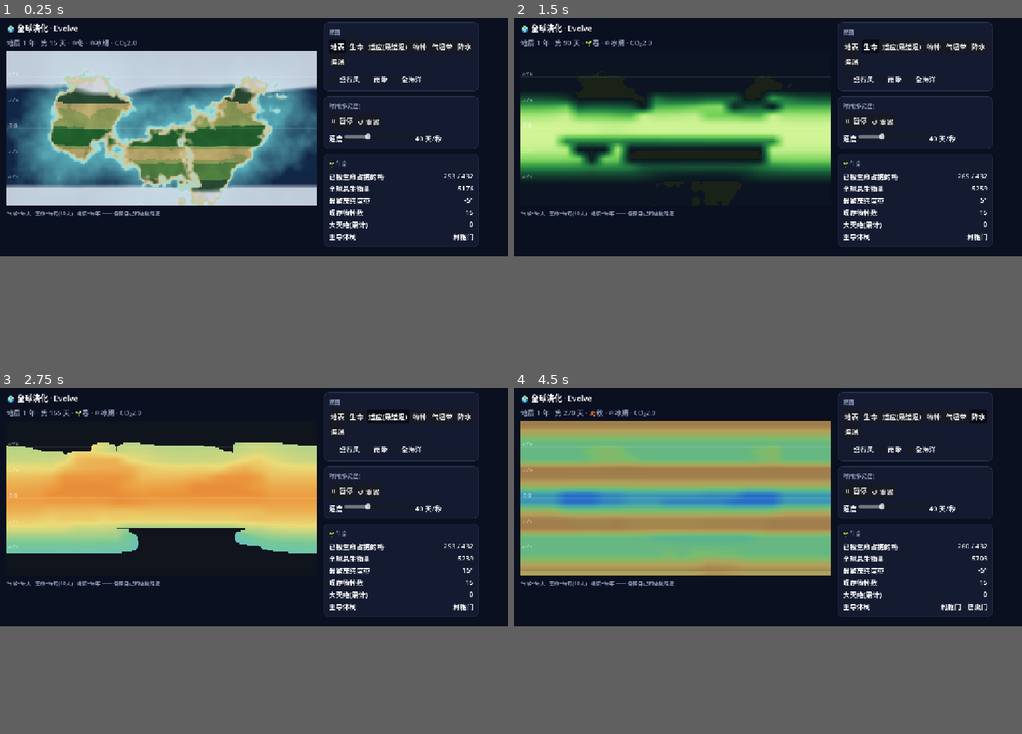
Above: before the commit, frames 1-4 (two rows, left to right).
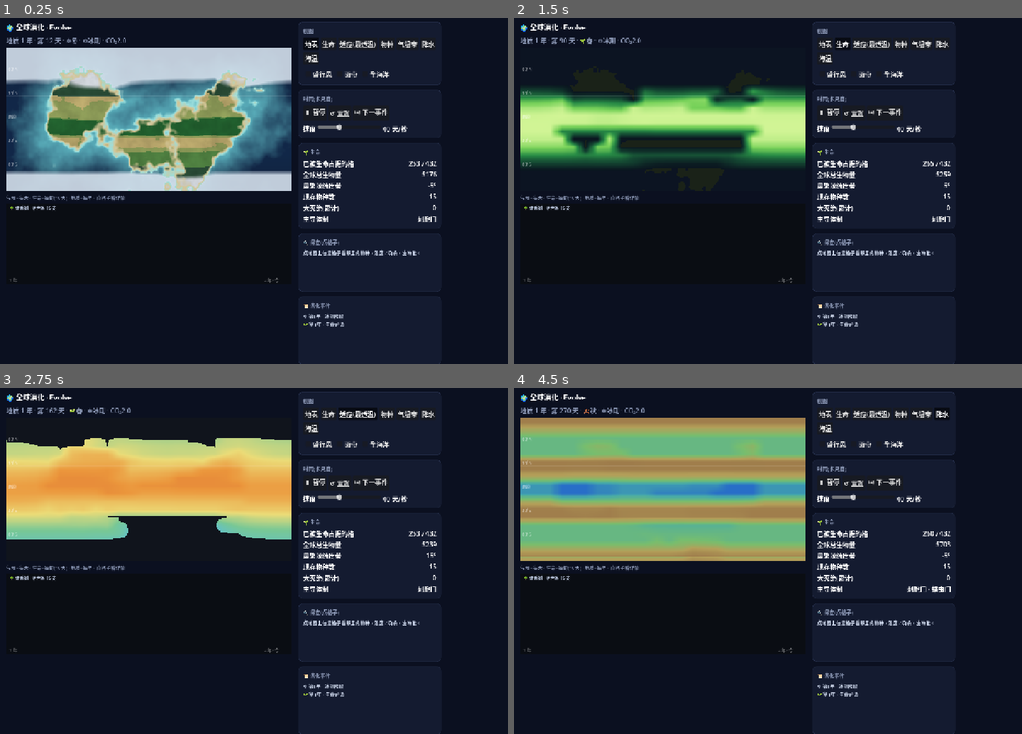
Above: after the commit, the same moments.

Repository: Mass404/survival-model
Game: Godot game, scene res://Main.tscn
The game is run twice, just before and just after one commit, with the same random seed, the same clock (stepped at 60 frames per second) and the same inputs.
Inputs:
- Up to frame 1 (0.25 s): no input
- Up to frame 2 (1.5 s): click "地表" at 0.5 s; click "生命" at 1.25 s
- Up to frame 3 (2.75 s): click "适应(最适温)" at 2 s
- Up to frame 4 (4.5 s): click "物种" at 2.75 s; click "气温带" at 3.5 s; click "降水" at 4.25 s
In our replay, the window is 800x380 before the commit and 800x550 after it. These sizes can differ from the game's own. Grey fills any space a smaller window leaves; there, only what the larger window draws over its background counts as a difference.

The runs differ from the first frame. In frame 1, 24% of the frame differs, in the area x 1-95%, y 1-100%; in frame 2, 17%; in frame 3, 15%; in frame 4, 24%.

Commit message:
feat: 星球可读可交互(谱系树/点格子探查/事件流)+ 锁定生存游戏目标
godot:
- PhyloView.gd:谱系树,活世系随深时间生长,分裂连线/灭绝打叉
- CanvasView:点格子探查(选中框 + 回调)
- World.gd:演化事件流(起源/冰期/暖室/大灭绝),供事件面板 + 时间摄像机
- Main.gd:探查面板 + 事件面板 + "下一事件"快进;窗口放大到 1280×880

GAME_NOTES.md 第四节:核心体验已定——这是个生存游戏(人在活星球某地求生,
人体生理为内核),目标弧 B 从赤手到掌控打底 + D 理解即进展的精神,A 世系存续 / C 旅程逃脱作后期。

Co-Authored-By: Claude Opus 4.8 <noreply@anthropic.com>

Diff:
--- a/godot/CanvasView.gd
+++ b/godot/CanvasView.gd
@@ -17,6 +17,8 @@
 var _plon := PackedFloat32Array()
 var _W := GeoS.COLS
 var _H := GeoS.ROWS
+var selected := Vector2i(-1, -1)   # 选中的粗格 (j,i)
+var on_pick: Callable              # Main 注入:点击回调(j,i)
 
 # 分析视图色带
 const TEMP := [Color8(20,40,120), Color8(40,120,200), Color8(90,190,220), Color8(120,200,150), Color8(235,220,120), Color8(235,150,60), Color8(200,50,40)]
@@ -39,9 +41,7 @@
 const ICE := Color8(223,234,245)
 
 func setup(w, g) -> void:
-	world = w
 	geo = g
-	texture_filter = CanvasItem.TEXTURE_FILTER_NEAREST
 	_img = Image.create(_W, _H, false, Image.FORMAT_RGB8)
 	_tex = ImageTexture.create_from_image(_img)
 	var sz := _W * _H
@@ -52,6 +52,19 @@
 			var idx := gy * _W + gx
 			_plat[idx] = lat
 			_plon[idx] = (gx + 0.5) * 360.0 / _W
+	texture_filter = CanvasItem.TEXTURE_FILTER_NEAREST
+	mouse_filter = Control.MOUSE_FILTER_STOP
+	world = w   # 最后设 → refresh/_draw 的 "world==null" 守卫真正兜住未就绪状态
+
+func _gui_input(ev: InputEvent) -> void:
+	if ev is InputEventMouseButton and ev.pressed and ev.button_index == MOUSE_BUTTON_LEFT:
+		var lon := clampf(ev.position.x / size.x, 0.0, 0.999) * 360.0
+		var lat := 90.0 - clampf(ev.position.y / size.y, 0.0, 0.999) * 180.0
+		var j := clampi(int((lat + 90.0) / 180.0 * Sim.NLat), 0, Sim.NLat - 1)
+		var i := ((int(lon / 360.0 * Sim.NLon)) % Sim.NLon + Sim.NLon) % Sim.NLon
+		selected = Vector2i(j, i)
+		if on_pick.is_valid(): on_pick.call(j, i)
+		queue_redraw()
 
 # ---------- 采样 / 工具 ----------
 func _sample(field, lat: float, lon: float) -> float:
@@ -189,6 +202,15 @@
 		draw_line(Vector2(0, y), Vector2(W, y), Color(1,1,1,0.09), 1.0)
 		var lbl: String = (str(L) + "°N") if L > 0 else ((str(-L) + "°S") if L < 0 else "赤道")
 		draw_string(ThemeDB.fallback_font, Vector2(4, y - 3), lbl, HORIZONTAL_ALIGNMENT_LEFT, -1, 10, Color(1,1,1,0.5))
+	# 选中粗格高亮框
+	if selected.x >= 0:
+		var j := selected.x
+		var i := selected.y
+		var xl := float(i) / Sim.NLon * W
+		var xr := float(i + 1) / Sim.NLon * W
+		var yt := (90.0 - (-90.0 + (j + 1) * 180.0 / Sim.NLat)) / 180.0 * H
+		var yb := (90.0 - (-90.0 + j * 180.0 / Sim.NLat)) / 180.0 * H
+		draw_rect(Rect2(xl, yt, xr - xl, yb - yt), Color(1, 1, 0.4, 0.95), false, 2.0)
 
 func _arrow(x1: float, y1: float, x2: float, y2: float) -> void:
 	var c := Color(1,1,1,0.6)
--- a/godot/Main.gd
+++ b/godot/Main.gd
@@ -3,6 +3,7 @@
 const Sim = preload("res://sim/World.gd")
 const GeoS = preload("res://sim/Geo.gd")
 const CanvasViewS = preload("res://CanvasView.gd")
+const PhyloViewS = preload("res://PhyloView.gd")
 
 const LIFE_STEP := 10
 const GEO_STEP := 365
@@ -22,6 +23,14 @@
 var play_btn: Button
 var spd_label: Label
 var kv := {}   # 生命面板数值 Label
+var phylo_view   # PhyloView
+var inspect_label: Label
+var events_label: Label
+var _ui_accum := 0
+# 时间摄像机:跳到下一事件
+var _seek := false
+var _seek_from := 0
+var _seek_start_year := 0
 
 func _ready() -> void:
 	geo = GeoS.new()
@@ -31,21 +40,35 @@
 	world.spinUp()
 	_build_ui()
 	canvas.setup(world, geo)
+	canvas.on_pick = _on_pick
+	phylo_view.setup(world)
 	canvas.refresh()
+	phylo_view.refresh()
 
 func _process(delta: float) -> void:
 	if playing:
-		var adv: int = max(1, int(round(delta * days_per_sec)))
+		var adv: int = 8 if _seek else max(1, int(round(delta * days_per_sec)))   # 快进时定速推(避免卡帧)
 		for k in adv:
 			world.stepDay(day % Sim.YEAR)
 			if day % LIFE_STEP == 0: world.stepLife(LIFE_STEP)
 			if day % GEO_STEP == 0: world.stepGeo()
 			day += 1
 		_redraw_accum += 1
-		if _redraw_accum >= 3:                   # 像素地球重绘节流(演化慢,~20Hz 足够)
+		if _redraw_accum >= 3:                   # 像素地球/谱系树重绘节流(演化慢,~20Hz 足够)
 			_redraw_accum = 0
 			canvas.refresh()
-	_update_panel()
+			phylo_view.refresh()
+		if _seek and (world.events.size() > _seek_from or world.geoT - _seek_start_year > 25):
+			_seek = false                        # 到事件或封顶 → 停下让玩家看
+			playing = false
+			play_btn.text = "▶ 播放"
+			canvas.refresh(); phylo_view.refresh()
+	_ui_accum += 1
+	if _ui_accum >= 6:
+		_ui_accum = 0
+		_update_panel()
+		_update_events()
+		_update_inspect()
 
 # ====================== UI 搭建 ======================
 func _build_ui() -> void:
@@ -82,10 +105,14 @@
 	left.add_child(canvas)
 
 	var hint := Label.new()
-	hint.text = "气候=每天 · 生命=每旬(10天) · 地质=每年 —— 各按自己的速度推进"
+	hint.text = "气候=每天 · 生命=每旬(10天) · 地质=每年 · 点格子看详情"
 	hint.add_theme_font_size_override("font_size", 12)
 	hint.add_theme_color_override("font_color", Color8(138, 150, 179))
 	left.add_child(hint)
+
+	phylo_view = PhyloViewS.new()
+	phylo_view.custom_minimum_size = Vector2(720, 200)
+	left.add_child(phylo_view)
 
 	# ---- 右:控件面板 ----
 	var side := VBoxContainer.new()
@@ -96,6 +123,8 @@
 	side.add_child(_card("视图", _build_views()))
 	side.add_child(_card("时间(多尺度)", _build_time()))
 	side.add_child(_card("🌱 生命", _build_life()))
+	side.add_child(_card("🔍 探查(点格子)", _build_inspect()))
+	side.add_child(_card("📜 演化事件", _build_events()))
 
 func _card(title: String, body: Control) -> Control:
 	var panel := PanelContainer.new()
@@ -155,6 +184,10 @@
 	reset.text = "↺ 重置"
 	reset.pressed.connect(_on_reset)
 	row.add_child(reset)
+	var seek := Button.new()
+	seek.text = "⏭ 下一事件"
+	seek.pressed.connect(_on_seek)
+	row.add_child(seek)
 	box.add_child(row)
 	var srow := HBoxContainer.new()
 	var sl := Label.new()
@@ -187,7 +220,35 @@
 		box.add_child(row)
 	return box
 
+func _build_inspect() -> Control:
+	inspect_label = Label.new()
+	inspect_label.text = "点地图上任意格子看那里的物种 / 温度 / 群系 / 生物量。"
+	inspect_label.autowrap_mode = TextServer.AUTOWRAP_WORD_SMART
+	inspect_label.custom_minimum_size = Vector2(0, 96)
+	inspect_label.add_theme_font_size_override("font_size", 12)
+	inspect_label.add_theme_color_override("font_color", Color8(210, 220, 240))
+	return inspect_label
+
+func _build_events() -> Control:
+	events_label = Label.new()
+	events_label.text = "—"
+	events_label.autowrap_mode = TextServer.AUTOWRAP_WORD_SMART
+	events_label.custom_minimum_size = Vector2(0, 120)
+	events_label.add_theme_font_size_override("font_size", 12)
+	events_label.add_theme_color_override("font_color", Color8(200, 210, 230))
+	return events_label
+
 # ====================== 回调 ======================
+func _on_seek() -> void:   # 时间摄像机:快进直到下一个大事件(或封顶 25 年)
+	_seek = true
+	_seek_from = world.events.size()
+	_seek_start_year = world.geoT
+	playing = true
+	play_btn.text = "⏸ 暂停"
+
+func _on_pick(j: int, i: int) -> void:
+	_update_inspect()
+
 func _on_view(v: String) -> void:
 	canvas.view = v
 	for k in view_buttons: view_buttons[k].button_pressed = (k == v)
@@ -200,7 +261,10 @@
 func _on_reset() -> void:
 	world.spinUp()
 	day = 0
+	_seek = false
+	canvas.selected = Vector2i(-1, -1)
 	canvas.refresh()
+	phylo_view.refresh()
 
 func _on_speed(v: float) -> void:
 	days_per_sec = v
@@ -210,7 +274,53 @@
 	world.WATERWORLD = on
 	world.spinUp()
 	day = 0
+	_seek = false
+	canvas.selected = Vector2i(-1, -1)
 	canvas.refresh()
+	phylo_view.refresh()
+
+# ---- 探查 / 事件面板 ----
+func _biome_name(j: int, i: int) -> String:
+	var w = world
+	if not w.Land[j][i]: return "海洋"
+	var tt: float = w.Teff(j, i)
+	var pp: float = w.P[j][i]
+	if tt < -2.0: return "冰原"
+	if tt < 6.0: return "针叶林"
+	if pp < 0.3: return "沙漠"
+	if tt > 22.0 and pp > 0.7: return "雨林"
+	return "草原" if pp < 0.5 else "温带林"
+
+func _update_inspect() -> void:
+	if inspect_label == null: return
+	var sel: Vector2i = canvas.selected
+	if sel.x < 0:
+		return
+	var w = world
+	var j := sel.x
+	var i := sel.y
+	var lat := int(w.latof(j))
+	var place: String = "陆地 · " + _biome_name(j, i) if w.Land[j][i] else "海洋"
+	var s := "%d° · %s\n温度 %.1f℃ · 降水 %.2f\n生物量 %.1f / %d" % [lat, place, w.Teff(j, i), w.P[j][i], w.N[j][i], int(Sim.Kmax)]
+	if w.N[j][i] > Sim.SEED and w.spId[j][i] > 0:
+		s += "\n物种 #%d · 最适温 %.0f℃ · %s门" % [w.spId[j][i], w.Topt[j][i], w.bodyPlan(j, i)]
+	else:
+		s += "\n(此处无生命)"
+	inspect_label.text = s
+
+func _update_events() -> void:
+	if events_label == null: return
+	var ev = world.events
+	if ev.is_empty():
+		events_label.text = "(尚无大事件)"
+		return
+	var lines := PackedStringArray()
+	var n: int = ev.size()
+	var start: int = max(0, n - 7)
+	for k in range(n - 1, start - 1, -1):
+		var e = ev[k]
+		lines.append("%s 第%d年 · %s" % [e["icon"], e["ky"], e["text"]])
+	events_label.text = "\n".join(lines)
 
 # ====================== 面板刷新 ======================
 func _season(d: int) -> String:
--- /dev/null
+++ b/godot/PhyloView.gd
@@ -0,0 +1,101 @@
+class_name PhyloView
+extends Control
+# 谱系树:把 world.phylo 画成随深时间生长的世系。只画"活物种 + 其祖先链"(活着的世系骨架),
+# 横轴=地质年,每个物种一条泳道:出生→(灭绝/现在);分裂处连到母种泳道,灭绝处打红叉。
+
+var world
+var _lc := 0   # 泳道分配计数器
+
+func setup(w) -> void:
+	world = w
+
+func refresh() -> void:
+	queue_redraw()
+
+func _sp_color(id: int) -> Color:
+	var h := fmod(id * 137.508, 360.0) / 360.0
+	var s := 0.62
+	var l := 0.58
+	var q := (l * (1.0 + s)) if l < 0.5 else (l + s - l * s)
+	var p := 2.0 * l - q
+	return Color(_hue(p, q, h + 1.0 / 3.0), _hue(p, q, h), _hue(p, q, h - 1.0 / 3.0))
+func _hue(p: float, q: float, x: float) -> float:
+	x = fmod(fmod(x, 1.0) + 1.0, 1.0)
+	if x < 1.0 / 6.0: return p + (q - p) * 6.0 * x
+	if x < 1.0 / 2.0: return q
+	if x < 2.0 / 3.0: return p + (q - p) * (2.0 / 3.0 - x) * 6.0
+	return p
+
+func _dfs(id, kids: Dictionary, lane: Dictionary) -> void:
+	lane[id] = _lc
+	_lc += 1
+	for c in kids[id]: _dfs(c, kids, lane)
+
+func _draw() -> void:
+	var W := size.x
+	var H := size.y
+	# 背板
+	draw_rect(Rect2(Vector2.ZERO, size), Color8(10, 13, 19))
+	if world == null or world.phylo.is_empty(): return
+	var phylo = world.phylo
+	var byid := {}
+	for p in phylo: byid[p["id"]] = p
+	# 相关集 = 活物种 + 其全部祖先
+	var relevant := {}
+	for p in phylo:
+		if p["deathY"] < 0:
+			var cur = p
+			while cur != null and not relevant.has(cur["id"]):
+				relevant[cur["id"]] = cur
+				cur = byid.get(cur["parent"], null)
+	if relevant.is_empty(): return
+	# 子代表 + 根
+	var kids := {}
+	for id in relevant: kids[id] = []
+	var roots := []
+	for id in relevant:
+		var par = relevant[id]["parent"]
+		if relevant.has(par): kids[par].append(id)
+		else: roots.append(id)
+	var bornf := func(a, b): return int(relevant[a]["bornY"]) < int(relevant[b]["bornY"])
+	roots.sort_custom(bornf)
+	for id in kids: kids[id].sort_custom(bornf)
+	# DFS 分配泳道
+	_lc = 0
+	var lane := {}
+	for r in roots: _dfs(r, kids, lane)
+	var nlanes := _lc
+	if nlanes == 0: return
+	# 时间范围
+	var t0 := 1 << 30
+	for id in relevant: t0 = min(t0, int(relevant[id]["bornY"]))
+	var t1: int = max(world.geoT, t0 + 1)
+	var padL := 8.0
+	var padR := 8.0
+	var padT := 18.0
+	var padB := 16.0
+	var plotW := W - padL - padR
+	var laneH := (H - padT - padB) / float(nlanes)
+	# 标题 + 时间轴
+	var font := ThemeDB.fallback_font
+	draw_string(font, Vector2(padL, 13), "🌳 谱系树 · 活世系 %d 支" % world.phylo.filter(func(p): return p["deathY"] < 0).size(), HORIZONTAL_ALIGNMENT_LEFT, -1, 11, Color(0.85, 0.9, 1.0, 0.9))
+	draw_string(font, Vector2(padL, H - 4), "%d 年" % t0, HORIZONTAL_ALIGNMENT_LEFT, -1, 10, Color(1, 1, 1, 0.4))
+	draw_string(font, Vector2(W - 70, H - 4), "%d 年 · 今" % t1, HORIZONTAL_ALIGNMENT_LEFT, -1, 10, Color(1, 1, 1, 0.4))
+	# 画世系
+	for id in relevant:
+		var p = relevant[id]
+		var alive: bool = p["deathY"] < 0
+		var ly := padT + (float(lane[id]) + 0.5) * laneH
+		var bx := padL + float(int(p["bornY"]) - t0) / float(t1 - t0) * plotW
+		var endY: int = world.geoT if alive else int(p["deathY"])
+		var dx := padL + float(endY - t0) / float(t1 - t0) * plotW
+		var col := _sp_color(int(id))
+		if not alive: col = col.darkened(0.45)
+		# 与母种的竖向分支连接
+		var par = p["parent"]
+		if relevant.has(par):
+			var py := padT + (float(lane[par]) + 0.5) * laneH
+			draw_line(Vector2(bx, py), Vector2(bx, ly), col.darkened(0.25), 1.0)
+		draw_line(Vector2(bx, ly), Vector2(dx, ly), col, 2.0 if alive else 1.0)
+		if not alive:
+			draw_line(Vector2(dx, ly - 2.5), Vector2(dx, ly + 2.5), Color(1, 0.45, 0.45, 0.8), 1.5)
--- a/godot/project.godot
+++ b/godot/project.godot
@@ -22,8 +22,8 @@
 
 [display]
 
-window/size/viewport_width=1180
-window/size/viewport_height=560
+window/size/viewport_width=1280
+window/size/viewport_height=880
 window/stretch/mode="canvas_items"
 
 [dotnet]
--- a/godot/sim/World.gd
+++ b/godot/sim/World.gd
@@ -63,6 +63,11 @@
 var nextSp := 1
 var extEMA := 1.0
 var massExt := []        # 大灭绝事件:{ky,lost,cause}
+
+var events := []         # 演化事件流:{ky,icon,text} —— 供事件面板 + "跳到下一事件"
+var _seen_life := false
+var _in_ice := false
+var _in_warm := false
 
 const SEED := 0.05
 const IGNITE := 0.45
@@ -310,8 +315,10 @@
 	var thr: float = max(max(2.0, alive * 0.3), extEMA * 2.2)
 	var last: float = massExt[-1]["ky"] if massExt.size() > 0 else -1e9
 	if ext > thr and geoT > 1 and (geoT - last) >= ICE_PERIOD * 0.4:
-		massExt.append({"ky": geoT, "lost": ext, "cause": extinctionCause()})
+		var cause := extinctionCause()
+		massExt.append({"ky": geoT, "lost": ext, "cause": cause})
 		if massExt.size() > 40: massExt.pop_front()
+		_push_event("💀", "大灭绝 · %s · 损 %d 种" % [cause, ext])
 	extEMA += 0.12 * (ext - extEMA)
 
 func updateSpecies() -> int:
@@ -399,6 +406,26 @@
 	climCool = ICE_AMP * clampf(sin(2.0 * PI * geoT / ICE_PERIOD), 0.0, 1.0)
 	carbonStep()
 	massExtinctionCheck(updateSpecies())
+	_track_events()
+
+func _push_event(icon: String, text: String) -> void:
+	events.append({"ky": geoT, "icon": icon, "text": text})
+	if events.size() > 200: events.pop_front()
+
+func _track_events() -> void:   # 地质年尺度的"大事件"探测(状态跨阈才记一次)
+	if not _seen_life:
+		var any := false
+		for j in NLat:
+			for i in NLon:
+				if N[j][i] > SEED: any = true
+			if any: break
+		if any: _seen_life = true; _push_event("🌱", "生命起源")
+	var ice_now := climCool > 6.0
+	if ice_now and not _in_ice: _push_event("❄️", "冰期降临")
+	_in_ice = ice_now
+	var warm_now := globalCO2 > CO2ref * 1.8
+	if warm_now and not _in_warm: _push_event("🌋", "暖室期开始")
+	_in_warm = warm_now
 
 # ---------- 体制(门级)从形态变量涌现 —— 供面板 ----------
 func bodyPlan(j: int, i: int) -> String:
@@ -415,5 +442,6 @@
 	N = grid(0.0); Hab = grid(0.0); Topt = grid(0.0); Salt = grid(0.0); Dry = grid(0.0)
 	spId = grid(0); Sym = grid(0.0); Seg = grid(0.0); Limb = grid(0.0); Axis = grid(0.0)
 	phylo = []; nextSp = 1; extEMA = 1.0; massExt = []
+	events = []; _seen_life = false; _in_ice = false; _in_warm = false
 	MOC = 1.0; geoT = 0; climCool = 0.0; globalCO2 = 2.0
 	for d in 3 * YEAR: stepDay(d % YEAR)
Not shown, added: godot/PhyloView.gd.uid
Not shown, changed: GAME_NOTES.md
